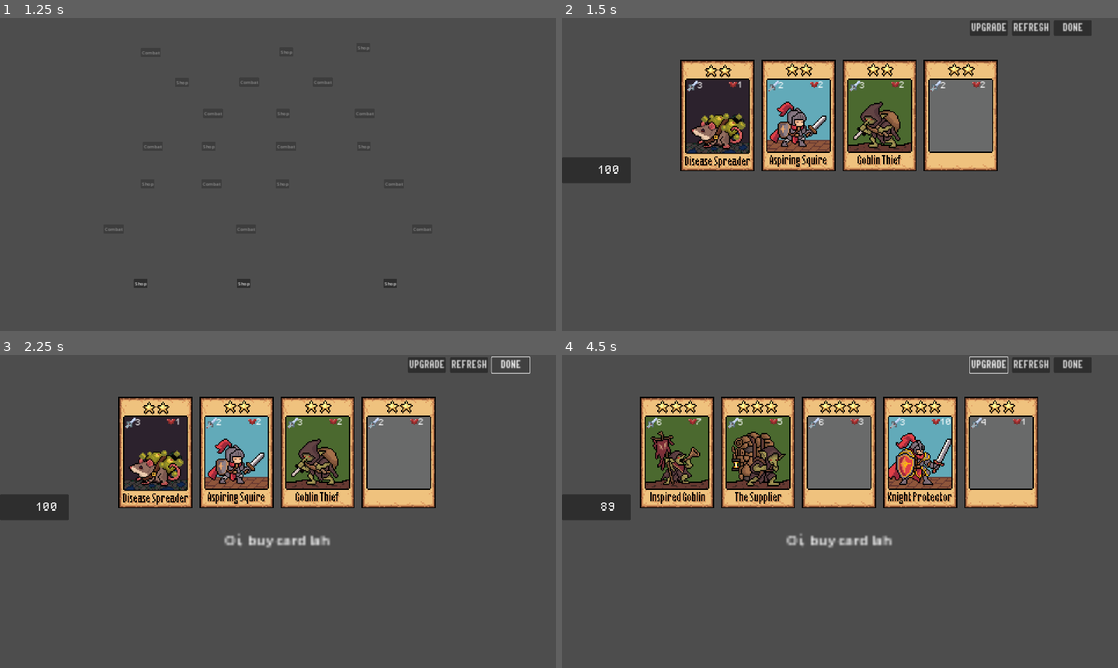
Above: before the commit, frames 1-4 (two rows, left to right).
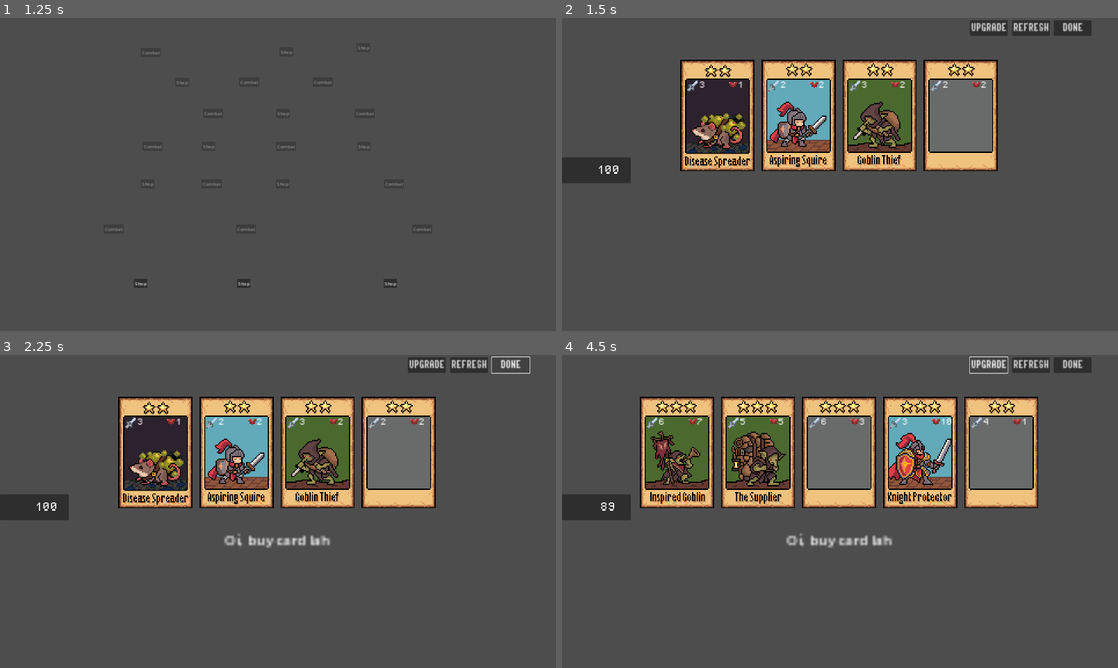
Above: after the commit, the same moments.

Repository: wenyng0526-boop/whateverproject
Game: Godot game, scene res://Scenes/main_menu.tscn
The game is run twice, just before and just after one commit, with the same random seed, the same clock (stepped at 60 frames per second) and the same inputs.
Inputs (mouse positions are in pixels of both pictures, inside the frame that each line leads up to):
- Up to frame 1 (1.25 s): click (278, 187) at 0.5 s
- Up to frame 2 (1.5 s): click "Shop" at 1.25 s
- Up to frame 3 (2.25 s): click "DONE" at 2 s
- Up to frame 4 (4.5 s): click "DONE" at 2.75 s; click "REFRESH" at 3.5 s; click "UPGRADE" at 4.25 s

Frame 1 is identical in both runs. In frame 2, 0.1% of the frame differs, in the area x 24-77%, y 20-23%; in frame 3, 0.1%; in frame 4, 0.2%, in the area x 17-84%, y 20-23%.

Commit message:
z index should be fine

Diff:
--- a/Minion Resource/Rat/mass_infestation.tres
+++ b/Minion Resource/Rat/mass_infestation.tres
@@ -1,6 +1,6 @@
 [gd_resource type="Resource" script_class="card_resource" load_steps=3 format=3 uid="uid://q8va41yxvpp2"]
 
-[ext_resource type="Texture2D" uid="uid://bfvpklkhjegqn" path="res://Assets/card placeholders/Cost 3 card.png" id="1_8ebno"]
+[ext_resource type="Texture2D" uid="uid://bwfaduuoy2vgh" path="res://Assets/cards/Mass Infestation Card.png" id="1_qwgc4"]
 [ext_resource type="Script" path="res://Scipts/card_data.gd" id="2_rhns6"]
 
 [resource]
@@ -9,7 +9,7 @@
 cost = 4
 attack = 11
 health = 11
-image = ExtResource("1_8ebno")
+image = ExtResource("1_qwgc4")
 minon_type = 1
 fusion_tier = 1
 description = "Deal 3 damage to all enemies after attacking, twice."
@@ -18,3 +18,4 @@
 rat_aoe_damage = 3
 knight_attack_inc = 0
 knight_health_inc = 0
+goblin_money = 0
--- a/Scenes/CardUI.tscn
+++ b/Scenes/CardUI.tscn
@@ -2,9 +2,9 @@
 
 [ext_resource type="Script" path="res://Scipts/card.gd" id="1_ywfkn"]
 [ext_resource type="Resource" uid="uid://du5degasdr5q1" path="res://Minion Resource/Goblin/goblin_thief.tres" id="2_puuy4"]
-[ext_resource type="FontFile" uid="uid://d4jftloaibius" path="res://Assets/Fonts/PixelOperator8.ttf" id="3_qojfg"]
+[ext_resource type="FontFile" uid="uid://d4jftloaibius" path="res://Assets/fonts/PixelOperator8.ttf" id="3_qojfg"]
 [ext_resource type="Texture2D" uid="uid://yyckgl138lyv" path="res://Assets/card placeholders/Cost 1 card.png" id="4_5yg2h"]
-[ext_resource type="FontFile" uid="uid://e2g4j1nu4f4l" path="res://Assets/Fonts/PixelOperator8-Bold.ttf" id="5_cnq3a"]
+[ext_resource type="FontFile" uid="uid://e2g4j1nu4f4l" path="res://Assets/fonts/PixelOperator8-Bold.ttf" id="5_cnq3a"]
 
 [sub_resource type="StyleBoxFlat" id="StyleBoxFlat_enw12"]
 bg_color = Color(0.0952803, 0.00534092, 0.202849, 1)
@@ -276,10 +276,10 @@
 anchors_preset = 2
 anchor_top = 1.0
 anchor_bottom = 1.0
-offset_left = 18.0
-offset_top = -241.0
-offset_right = 74.0
-offset_bottom = -209.0
+offset_left = 26.0
+offset_top = -243.0
+offset_right = 82.0
+offset_bottom = -211.0
 grow_vertical = 0
 theme_override_colors/font_color = Color(1, 1, 1, 1)
 theme_override_fonts/font = ExtResource("3_qojfg")
@@ -294,9 +294,9 @@
 anchor_top = 1.0
 anchor_right = 1.0
 anchor_bottom = 1.0
-offset_left = -25.0
+offset_left = -22.0
 offset_top = -243.0
-offset_right = 31.0
+offset_right = 34.0
 offset_bottom = -211.0
 grow_horizontal = 0
 grow_vertical = 0
@@ -335,7 +335,6 @@
 texture = ExtResource("4_5yg2h")
 
 [node name="HitFlash" type="ColorRect" parent="CardVisual"]
-visible = false
 custom_minimum_size = Vector2(180, 250)
 layout_mode = 1
 anchors_preset = 15
--- a/Scenes/combat_scene.tscn
+++ b/Scenes/combat_scene.tscn
@@ -118,9 +118,9 @@
 visible = false
 
 [node name="HandCenter" type="CenterContainer" parent="."]
-offset_top = 920.0
+offset_top = 968.0
 offset_right = 1920.0
-offset_bottom = 1320.0
+offset_bottom = 1368.0
 size_flags_vertical = 4
 
 [node name="HandContainer" type="HBoxContainer" parent="HandCenter"]
--- a/Scenes/pause_menu.tscn
+++ b/Scenes/pause_menu.tscn
@@ -1,7 +1,7 @@
 [gd_scene load_steps=3 format=3 uid="uid://b4ojdviu2r56a"]
 
 [ext_resource type="Script" path="res://Scipts/pause_menu.gd" id="1_jdu52"]
-[ext_resource type="FontFile" uid="uid://e2g4j1nu4f4l" path="res://Assets/Fonts/PixelOperator8-Bold.ttf" id="2_gt21u"]
+[ext_resource type="FontFile" uid="uid://e2g4j1nu4f4l" path="res://Assets/fonts/PixelOperator8-Bold.ttf" id="2_gt21u"]
 
 [node name="PauseMenu" type="CanvasLayer"]
 script = ExtResource("1_jdu52")
--- a/Scenes/shop_scene.tscn
+++ b/Scenes/shop_scene.tscn
@@ -3,9 +3,9 @@
 [ext_resource type="PackedScene" uid="uid://v8ivyevagaw0" path="res://Scenes/CardUI.tscn" id="1_oql1m"]
 [ext_resource type="Script" path="res://Scipts/shop_manager.gd" id="1_s0dvk"]
 [ext_resource type="Resource" uid="uid://b05y0n3q37vtn" path="res://Other resource/shop_card.tres" id="3_inuco"]
-[ext_resource type="FontFile" uid="uid://e2g4j1nu4f4l" path="res://Assets/Fonts/PixelOperator8-Bold.ttf" id="4_a2dmr"]
+[ext_resource type="FontFile" uid="uid://e2g4j1nu4f4l" path="res://Assets/fonts/PixelOperator8-Bold.ttf" id="4_a2dmr"]
 [ext_resource type="Script" path="res://Scipts/currency_ui.gd" id="5_nrsk7"]
-[ext_resource type="FontFile" uid="uid://d4jftloaibius" path="res://Assets/Fonts/PixelOperator8.ttf" id="6_vi0a5"]
+[ext_resource type="FontFile" uid="uid://d4jftloaibius" path="res://Assets/fonts/PixelOperator8.ttf" id="6_vi0a5"]
 [ext_resource type="PackedScene" uid="uid://b4ojdviu2r56a" path="res://Scenes/pause_menu.tscn" id="7_dlbmg"]
 
 [node name="Shop Scene" type="Node2D" node_paths=PackedStringArray("card_container", "player_container", "hand_container", "confirm_panel", "confirm_label", "warning_label")]
@@ -92,6 +92,7 @@
 theme_override_constants/separation = 10
 
 [node name="CurrencyUI" type="PanelContainer" parent="." node_paths=PackedStringArray("amount_label")]
+z_index = 501
 offset_top = 481.0
 offset_right = 237.0
 offset_bottom = 570.0
@@ -125,6 +126,7 @@
 
 [node name="ConfirmUI" type="Control" parent="."]
 visible = false
+z_index = 500
 layout_mode = 3
 anchors_preset = 15
 anchor_right = 1.0
--- a/Scipts/card.gd
+++ b/Scipts/card.gd
@@ -29,6 +29,7 @@
 
 var is_hovered = false
 var hover_tween: Tween
+var normal_z_index: int = 0
 var board_mouse_pressed: bool = false
 var board_dragging: bool = false
 var board_drag_enabled: bool = false
@@ -299,7 +300,6 @@
 	is_hovered = false
 
 	# Return the card to its normal layer
-	z_index = 0
 
 	card_description.hide()
 
@@ -308,6 +308,7 @@
 
 	hover_tween = create_tween().set_ease(Tween.EASE_OUT).set_trans(Tween.TRANS_QUAD)
 	hover_tween.tween_property(card_visual, "position:y", 0.0, hover_duration)
+	z_index = normal_z_index
 
 #knight effect
 func knight_effect():
--- a/Scipts/combat_manager.gd
+++ b/Scipts/combat_manager.gd
@@ -65,7 +65,8 @@
 		hand_container.add_child(card_instance)
 		card_instance.set_card_data(data)
 		card_instance.current_location = CardUI.CardLocation.HAND
-
+		card_instance.z_index = GameState.hand_cards.find(data) * 10
+		card_instance.normal_z_index = card_instance.z_index
 		# Connect this hand card's click signal
 		card_instance.clicked.connect(_on_hand_card_clicked)
 
--- a/Scipts/shop_manager.gd
+++ b/Scipts/shop_manager.gd
@@ -153,6 +153,8 @@
 		var card_instance: CardUI = card_ui.instantiate()
 		hand_container.add_child(card_instance)
 		card_instance.set_card_data(data)
+		card_instance.z_index = sorted_hand.find(data) * 10
+		card_instance.normal_z_index = card_instance.z_index
 		card_instance.current_location = CardUI.CardLocation.HAND
 		card_instance.clicked.connect(_on_hand_card_clicked)
 
Not shown, changed: Assets/Fonts/PixelOperator8-Bold.ttf.import
Not shown, changed: Assets/Fonts/PixelOperator8.ttf.import
